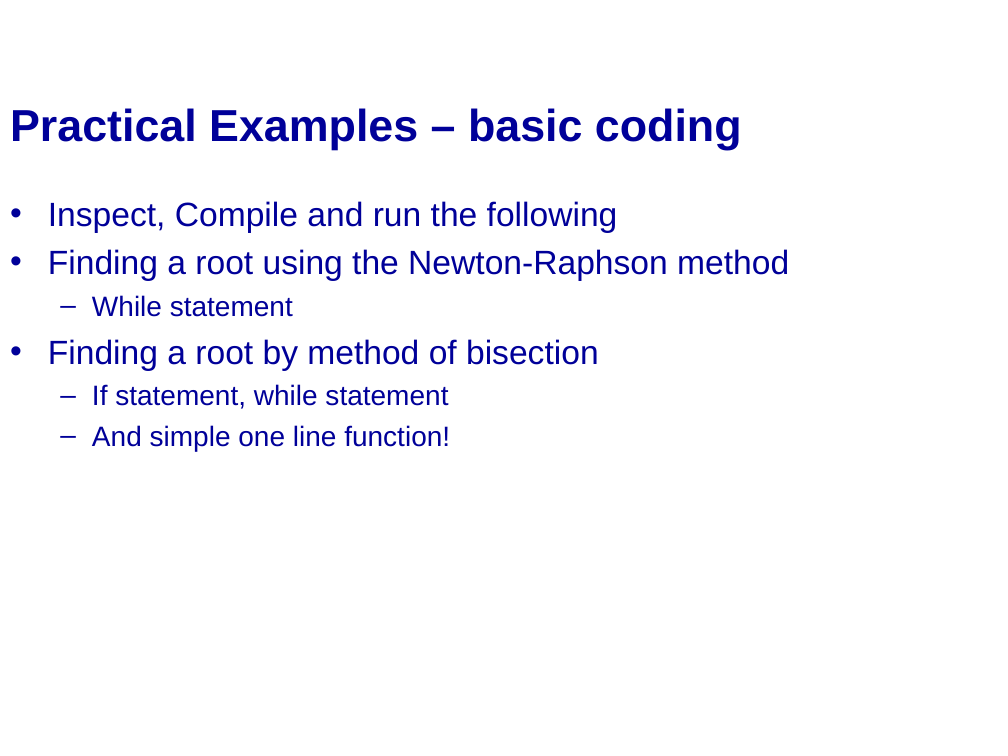
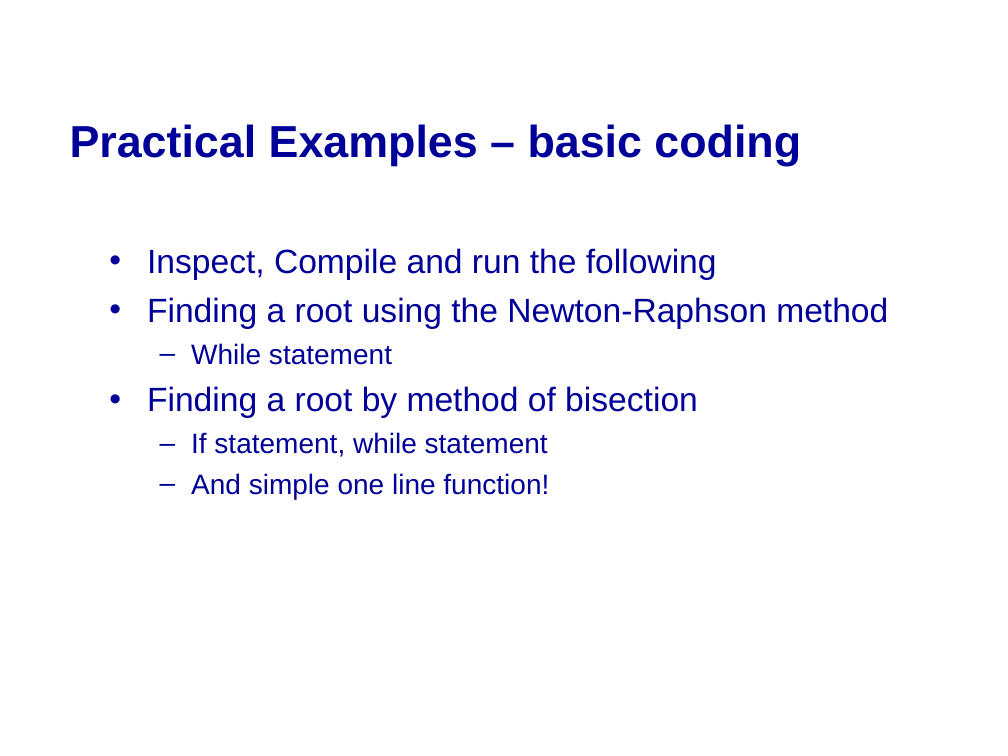
Before and after one commit to mikeg64/iome, a slide deck: slide 35 of src/examples/course/c/presentation/IntrotoC1.ppt (slide 34 before the commit). Drawn at 1008x756 pixels with LibreOffice and Linux fonts; fonts in the diff are those of the drawing; background and template pictures are left out. Boxes give left, top, right and bottom in pixels: in the first picture for what was removed or moved away, otherwise in the second. Text is boxed around its words. In the diff, an @@ line names an element or a change of style, - is before the commit and + after.

```diff
--- a/src/examples/course/c/presentation/IntrotoC1.ppt
+++ b/src/examples/course/c/presentation/IntrotoC1.ppt
@@ title "Practical Examples – basic coding" moved from (x1=10, y1=108, x2=742, y2=150) to (x1=70, y1=124, x2=801, y2=166) @@
@@ text "Inspect, Compile and run the ..." moved from (x1=48, y1=201, x2=789, y2=451) to (x1=147, y1=248, x2=888, y2=499) @@
```
Also in this commit, not shown: 28 other slides changed, 2 slides added, 1 other file.
